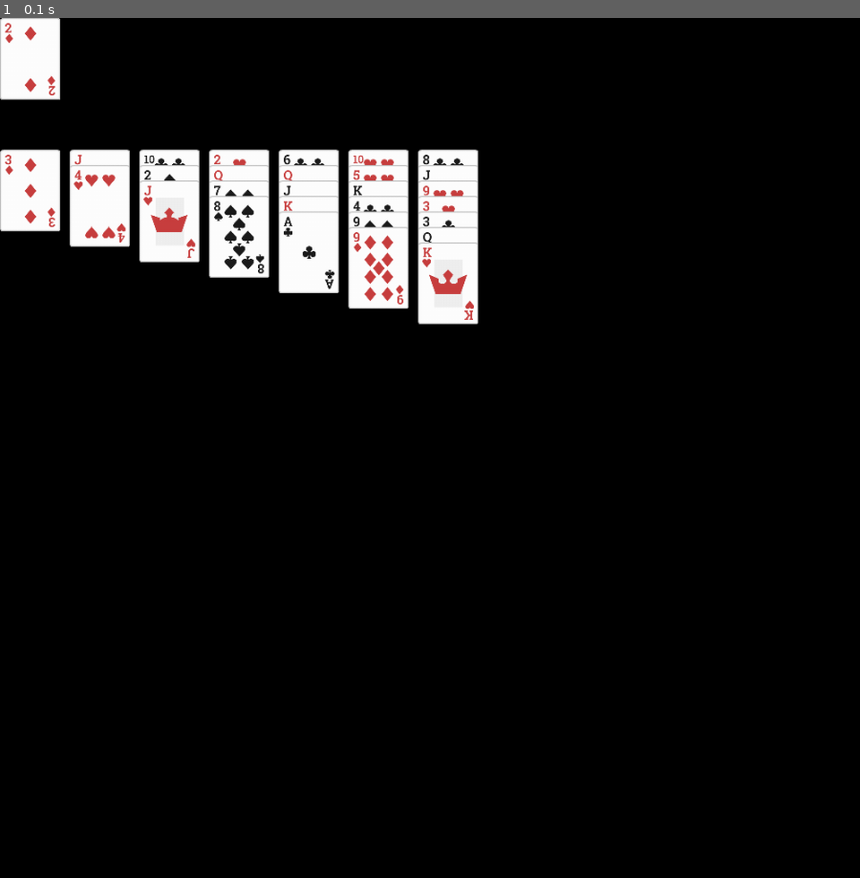
Above: before the commit, frame 1.
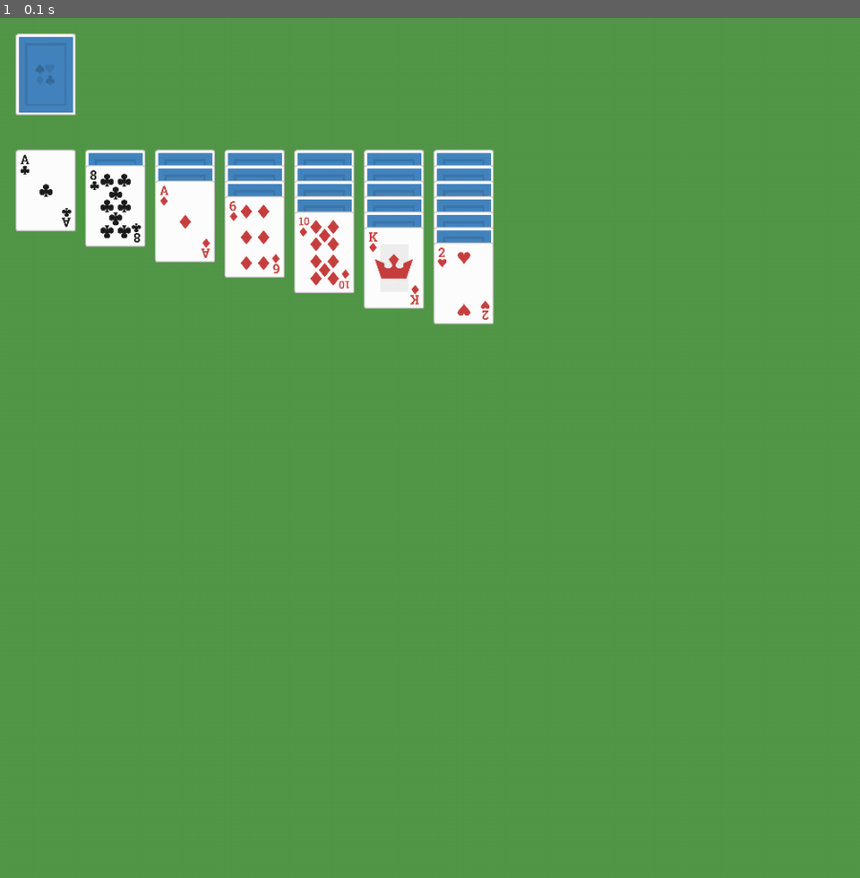
Above: after the commit, the same moment.

Repository: realpatato/pygame-solitaire
Game: pygame game, started from game.py
Two runs of this game, one before a commit and one after it. Both use one fixed random seed, a clock stepped at 60 frames per second and the inputs below.
Inputs:
- Up to frame 1 (0.1 s): no input

The runs differ from the first frame. In frame 1, 97% of the frame differs, in the area x 0-100%, y 0-100%.

Commit message:
cards now draw to screen and have sides)

Diff:
--- a/cards.py
+++ b/cards.py
@@ -1,15 +1,22 @@
 import pygame
 
 class Card():
-    def __init__(self, suit_val, sprites, shown=True):
+    def __init__(self, suit_val, sprites, shown=False):
         self._suit=suit_val[len(suit_val)-1]
         self._val=int(suit_val[:len(suit_val)-1])
+        self._shown=shown
         self._sprites=sprites
-        self._shown=shown
-        self._pos=(0, 0)
+        self._sprite=self._sprites[bool(self._shown)]
+        self._pos=(18, 18)
 
     def set_pos(self, x, y):
         self._pos=(x, y)
+
+    def set_shown(self, new_val):
+        self._shown=new_val
+
+    def update_sprite(self):
+        self._sprite=self._sprites[bool(self._shown)]
 
     def set_color(self):
         if self._suit == 'C' or self._suit == 'S':
--- a/deck_manager.py
+++ b/deck_manager.py
@@ -39,46 +39,38 @@
     #returns the newly created list
     return card_names
 
-def sprite_dict_build():
+def sprite_dict_build(spritesheet_name, name_list):
     '''
         creates the dictionary of sprites using the slicer functions
     '''
     #loads in the spritesheet
-    spritesheet=pygame.image.load("spritesheet_files/playingCards.png")
-    #creates a list of the card names in the order they appear in the spritesheet
-    card_names=[["12S", "13S", "11S", "1S", "10S", "9S", "8S", "7S", "6S", "5S"],
-            ["4S", "3S", "2S", "JOKER", "12H", "13H", "11H", "1H", "10H", "9H"],
-            ["8H", "7H", "6H", "5H", "4H", "3H", "2C", "12D", "13D", "11D"],
-            ["1D", "10D", "9D", "8D", "7D", "6D", "5D", "4D", "3D", "2D"],
-            ["12C", "13C", "11C", "1C", "10C", "9C", "8C", "7C", "6C", "5C"],
-            ["4C", "3C", "2H"]]
+    spritesheet=pygame.image.load("spritesheet_files/"+spritesheet_name+".png")
     #calling the slicer parse function
-    card_sprites=slicer.parse(spritesheet, 140, 190, card_names)
+    card_sprites=slicer.parse(spritesheet, 140, 190, name_list)
     #returns the dictionary of sprites
     return card_sprites
 
-def sprite_list_build(sprite_dict, card_names=card_name_build()):
-    '''
-        creates a organized list of the sprites, using a dictionary and a list of names
-    '''
-    #empty list to store the list of sprites
-    sprite_list=[]
-    #iterates over each name in list of names
-    for name in card_names:
-        #adds sprite to list
-        sprite_list.append(sprite_dict[name])
-    #returns the newly created list of sprites
-    return sprite_list
-
-def build_deck(sprite_name_list, sprite_dict):
+def build_deck():
     '''
         "Builds" the deck, probably temp and should probably use a deck class
     '''
+    sorted_card_names=card_name_build()
+    card_sprite_names=[["12S", "13S", "11S", "1S", "10S", "9S", "8S", "7S", "6S", "5S"],
+                        ["4S", "3S", "2S", "JOKER", "12H", "13H", "11H", "1H", "10H", "9H"],
+                        ["8H", "7H", "6H", "5H", "4H", "3H", "2C", "12D", "13D", "11D"],
+                        ["1D", "10D", "9D", "8D", "7D", "6D", "5D", "4D", "3D", "2D"],
+                        ["12C", "13C", "11C", "1C", "10C", "9C", "8C", "7C", "6C", "5C"],
+                        ["4C", "3C", "2H"]]
+    back_sprite_names=[["", "", "", "", ""],
+                        ["", "", "", "", ""],
+                        ["CARD_BACK", "", "", "", "ACE_SPOT"]]
+    front_sprite_dict=sprite_dict_build("playingCards", card_sprite_names)
+    back_sprite_dict=sprite_dict_build("playingCardBacks", back_sprite_names)
     #empty list to contain the cards in the deck
     deck=[]
     #iterates over each str in the name list
-    for sprite_str in sprite_name_list:
-        #adds a card object to deck with suit_val and sprite
-        deck.append(cards.Card(sprite_str, sprite_dict[sprite_str]))
+    for sprite_str in sorted_card_names:
+        #adds a card object to deck with suit_val and sprites
+        deck.append(cards.Card(sprite_str, [back_sprite_dict["CARD_BACK"], front_sprite_dict[sprite_str]]))
     deck=Deck(deck)
     return deck
--- a/game.py
+++ b/game.py
@@ -6,15 +6,14 @@
 
 screen=pygame.display.set_mode((1000, 1000))
 
-card_names=dm.card_name_build()
-card_sprites=dm.sprite_dict_build()
-card_sprites_list=dm.sprite_list_build(card_sprites)
-deck=dm.build_deck(card_names, card_sprites)
-deck.shuffle()
+deck=dm.build_deck()
+#deck.shuffle()
 
 for k in range(7):
     for i in range(k, 7):
-        deck._cards[deck._card_pos].set_pos(81*i, (18*k)+153)
+        deck._cards[deck._card_pos].set_pos(81*i+18, (18*k)+153)
+        if i == k:
+            deck._cards[deck._card_pos].set_shown(True)
         deck.advance_pos()
 
 playing=True
@@ -25,10 +24,11 @@
             pygame.quit()
             playing=False
 
-    screen.fill((0,0,0))
+    screen.fill((82,152,72))
 
     for card in deck._cards:
-        screen.blit(card._sprites, card._pos)
+        card.update_sprite()
+        screen.blit(card._sprite, card._pos)
 
     deck.reset_pos()
 
